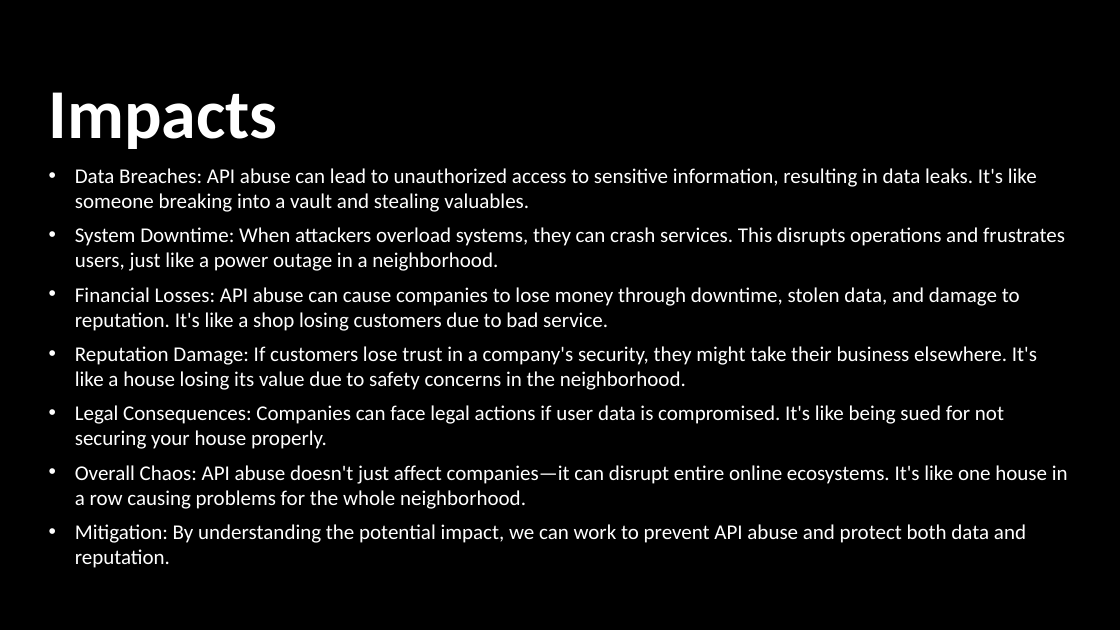
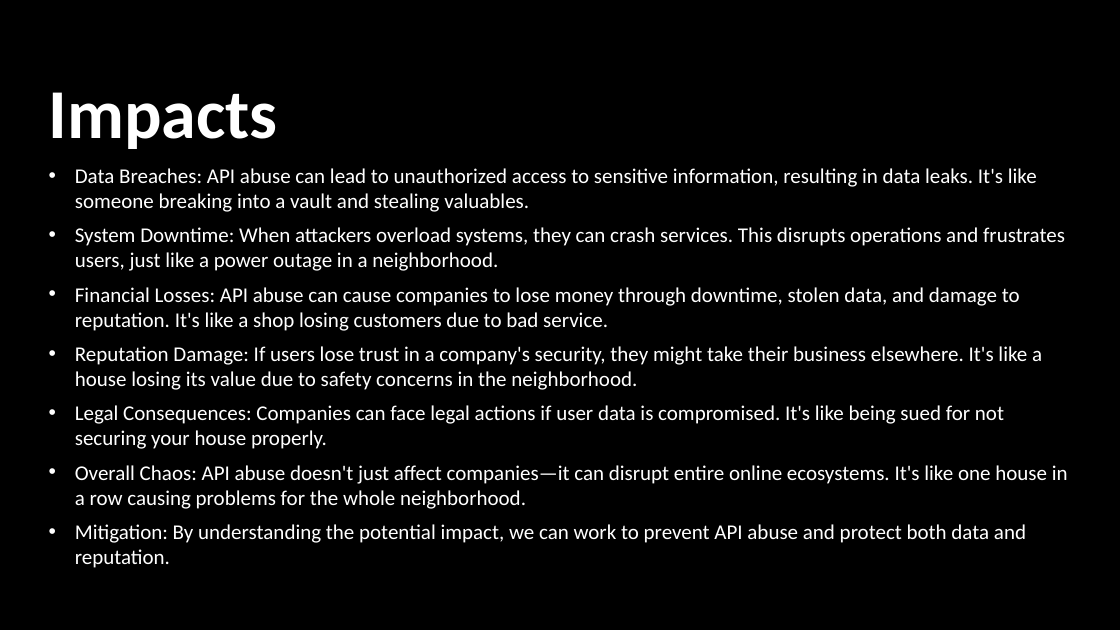
Before and after one commit to yashpatel521/API-Abuse, a slide deck: slide 6 of Database_&_docs/API Abuse.pptx. Drawn at 1120x630 pixels with LibreOffice and Linux fonts; fonts in the diff are those of the drawing; background and template pictures are left out. Boxes give left, top, right and bottom in pixels: in the first picture for what was removed or moved away, otherwise in the second. Text is boxed around its words. In the diff, an @@ line names an element or a change of style, - is before the commit and + after.

```diff
--- a/Database_&_docs/API Abuse.pptx
+++ b/Database_&_docs/API Abuse.pptx
@@ text at bbox=[75, 346, 1042, 390]: text changed @@
-• Reputation Damage: If customers lose trust in a company's security, they might take their business elsewhere. It's like a house losing its value due to safety concerns in the neighborhood.
+• Reputation Damage: If users lose trust in a company's security, they might take their business elsewhere. It's like a house losing its value due to safety concerns in the neighborhood.
```
Also in this commit, not shown: 2 other slides changed.
